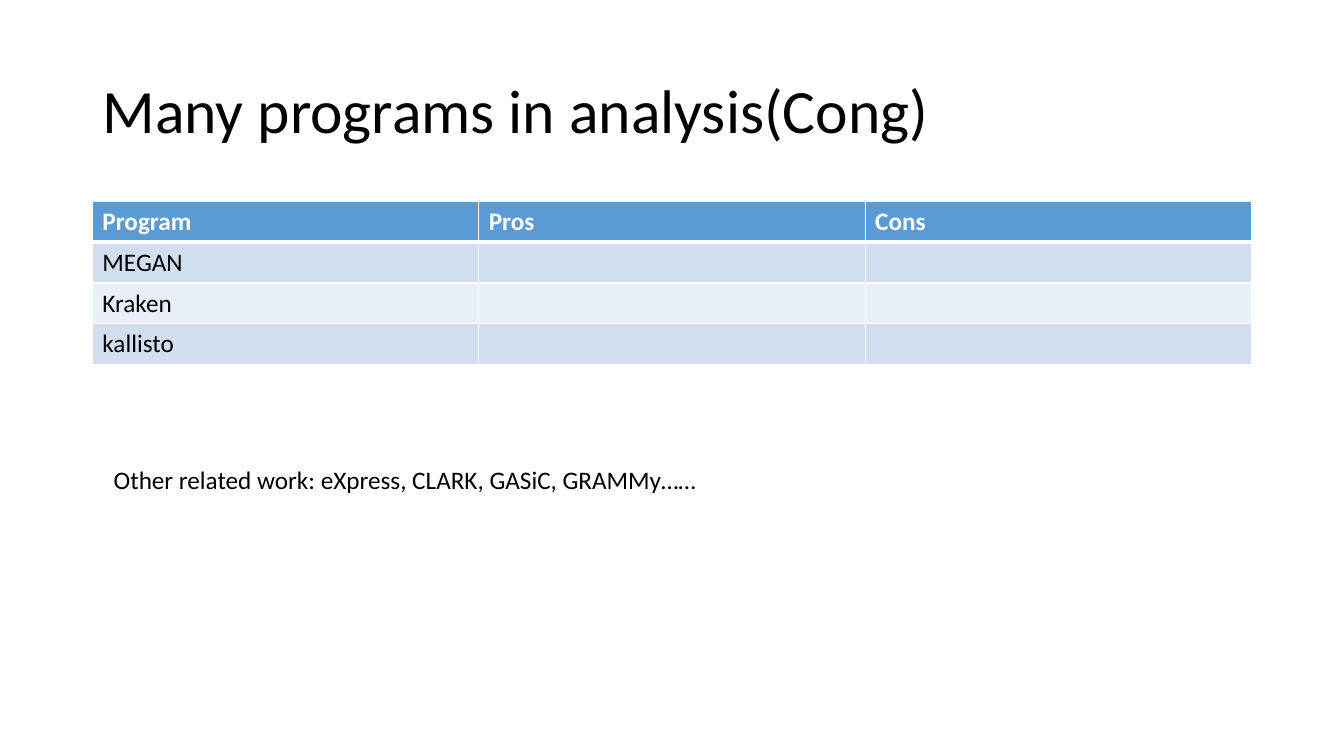
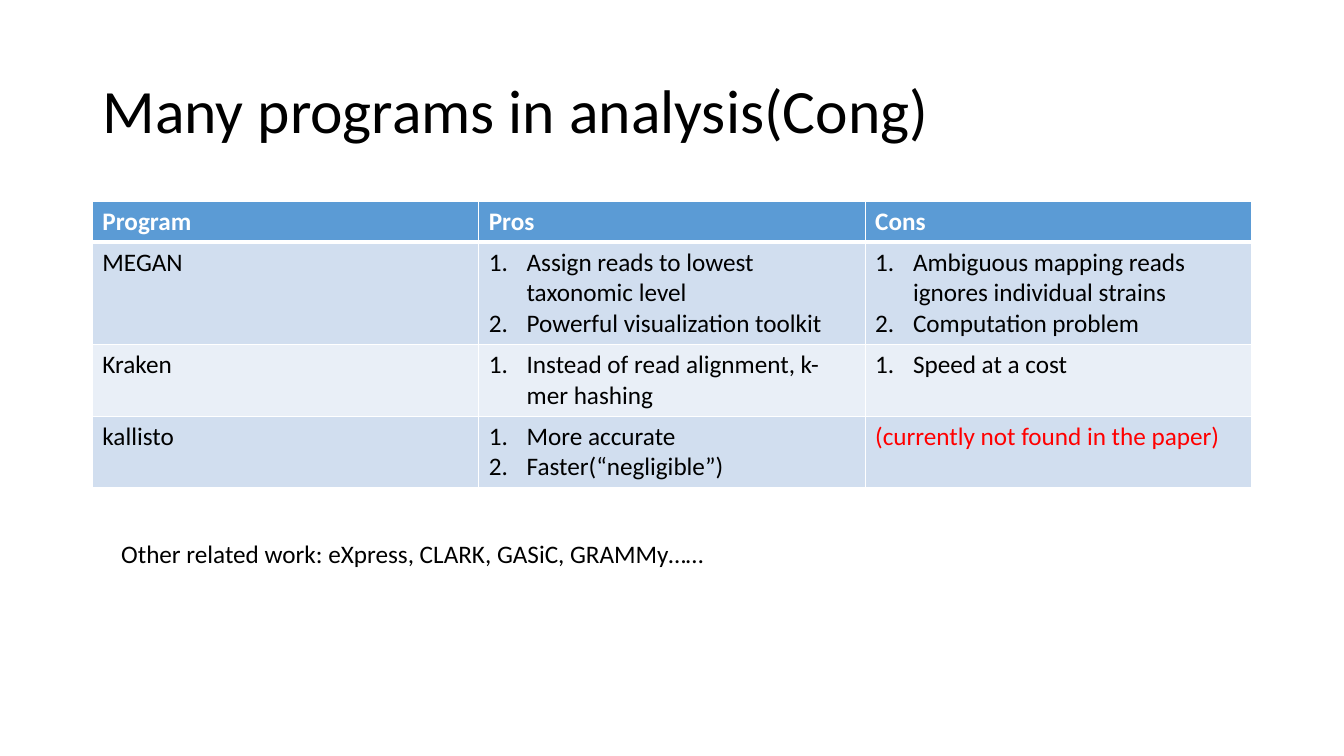
Before and after one commit to AgentCyrusJr/CS229, a slide deck: slide 4 of presentation/presentation.pptx. Drawn at 1344x756 pixels with LibreOffice and Linux fonts; fonts in the diff are those of the drawing. Boxes give left, top, right and bottom in pixels: in the first picture for what was removed or moved away, otherwise in the second. Text is boxed around its words. In the diff, an @@ line names an element or a change of style, - is before the commit and + after.

```diff
--- a/presentation/presentation.pptx
+++ b/presentation/presentation.pptx
@@ table at (93, 202, 1251, 485) @@
-row 2, column 2: 
+row 2, column 2: Assign reads to lowest taxonomic level / Powerful visualization toolkit
-row 2, column 3: 
+row 2, column 3: Ambiguous mapping reads ignores individual strains / Computation problem
-row 3, column 2: 
+row 3, column 2: Instead of read alignment, k-mer hashing
-row 3, column 3: 
+row 3, column 3: Speed at a cost
-row 4, column 2: 
+row 4, column 2: More accurate / Faster(“negligible”)
-row 4, column 3: 
+row 4, column 3: (currently not found in the paper)
@@ text "Other related work: eXpress, CLARK, ...": place and size @@
-text "Other related work: eXpress, CLARK, ..." at (114, 471, 696, 493)
+text "Other related work: eXpress, CLARK, ..." at (121, 545, 703, 567)
```
Also in this commit, not shown: 1 other slide changed.
